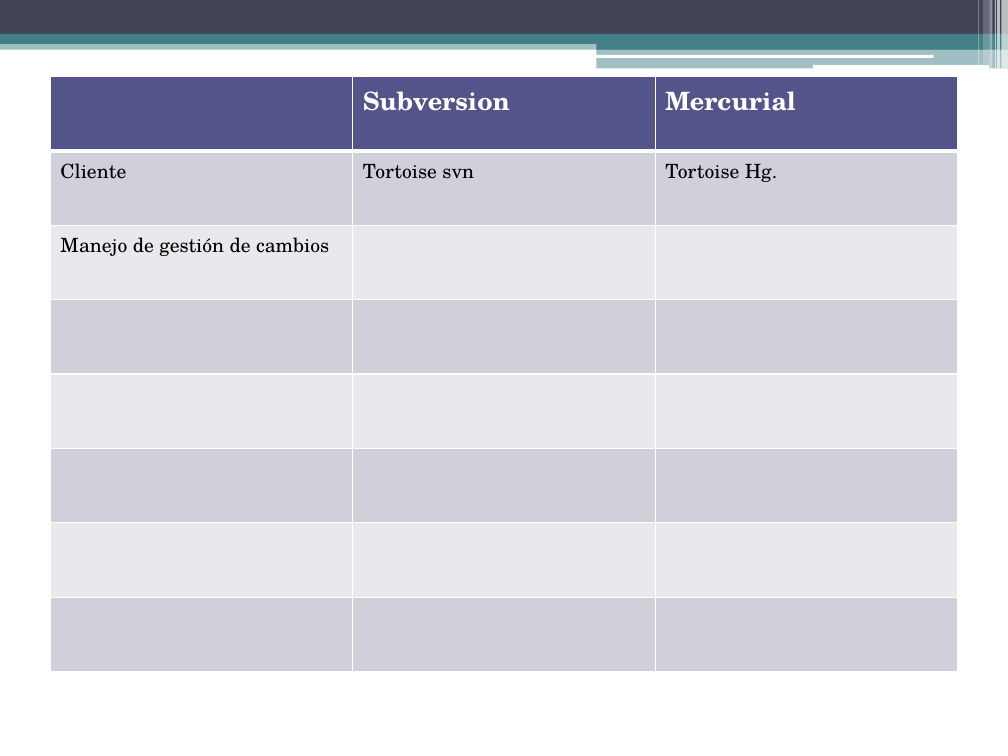
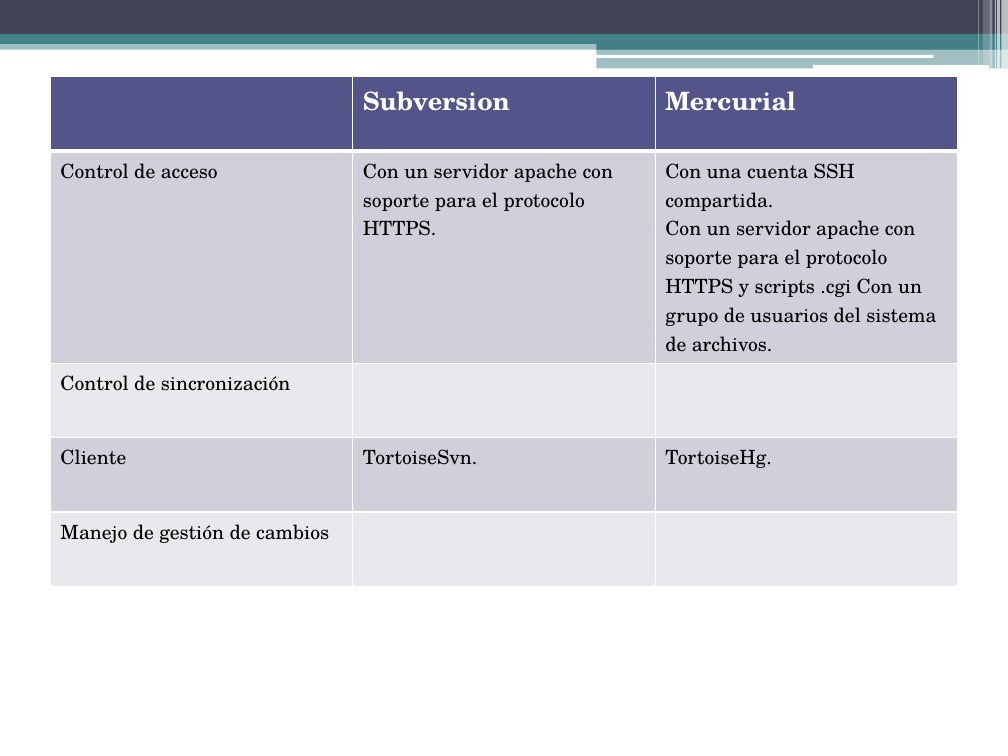
Before and after one commit to gabrielgag89/ing-sw-2012, a slide deck: slide 7 of Gestion de Configuracion.pptx. Drawn at 1008x756 pixels with LibreOffice and Linux fonts; fonts in the diff are those of the drawing. Boxes give left, top, right and bottom in pixels: in the first picture for what was removed or moved away, otherwise in the second. Text is boxed around its words. In the diff, an @@ line names an element or a change of style, - is before the commit and + after.

```diff
--- a/Gestion de Configuracion.pptx
+++ b/Gestion de Configuracion.pptx
@@ table at [50, 77, 958, 549] @@
-row 2: Cliente | Tortoise svn | Tortoise Hg.
+row 2: Control de acceso | Con un servidor apache con soporte para el protocolo HTTPS. | Con una cuenta SSH compartida. / Con un servidor apache con soporte para el protocolo HTTPS y scripts .cgi Con un grupo de usuarios del sistema de archivos.
+row 3: Control de sincronización |  | 
+row 4: Cliente | TortoiseSvn. | TortoiseHg.
-row 4:  |  | 
-row 5:  |  | 
-row 6:  |  | 
-row 7:  |  | 
-row 8:  |  | 
```
Also in this commit, not shown: 4 other slides changed, 2 other files.
